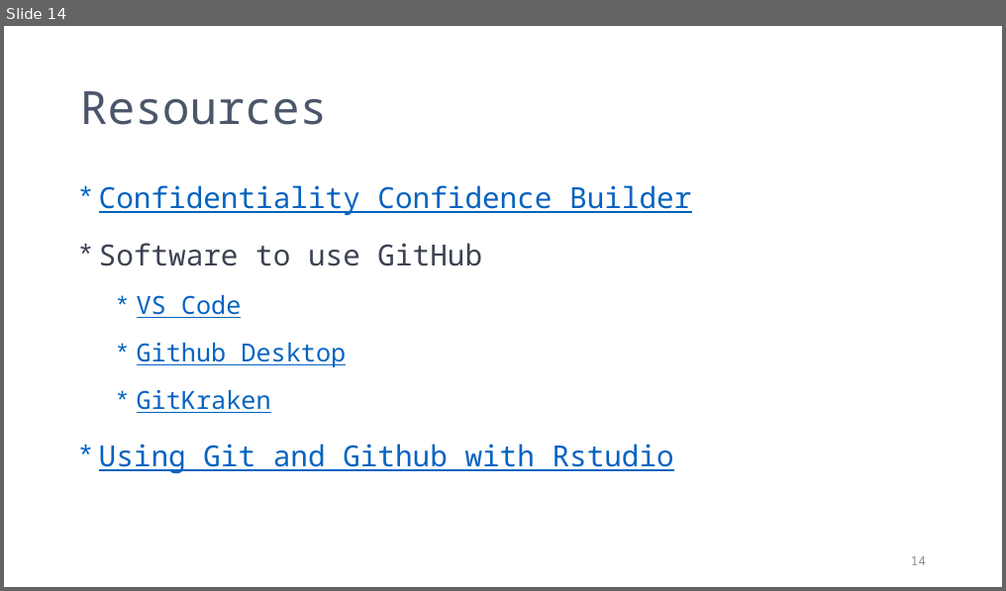
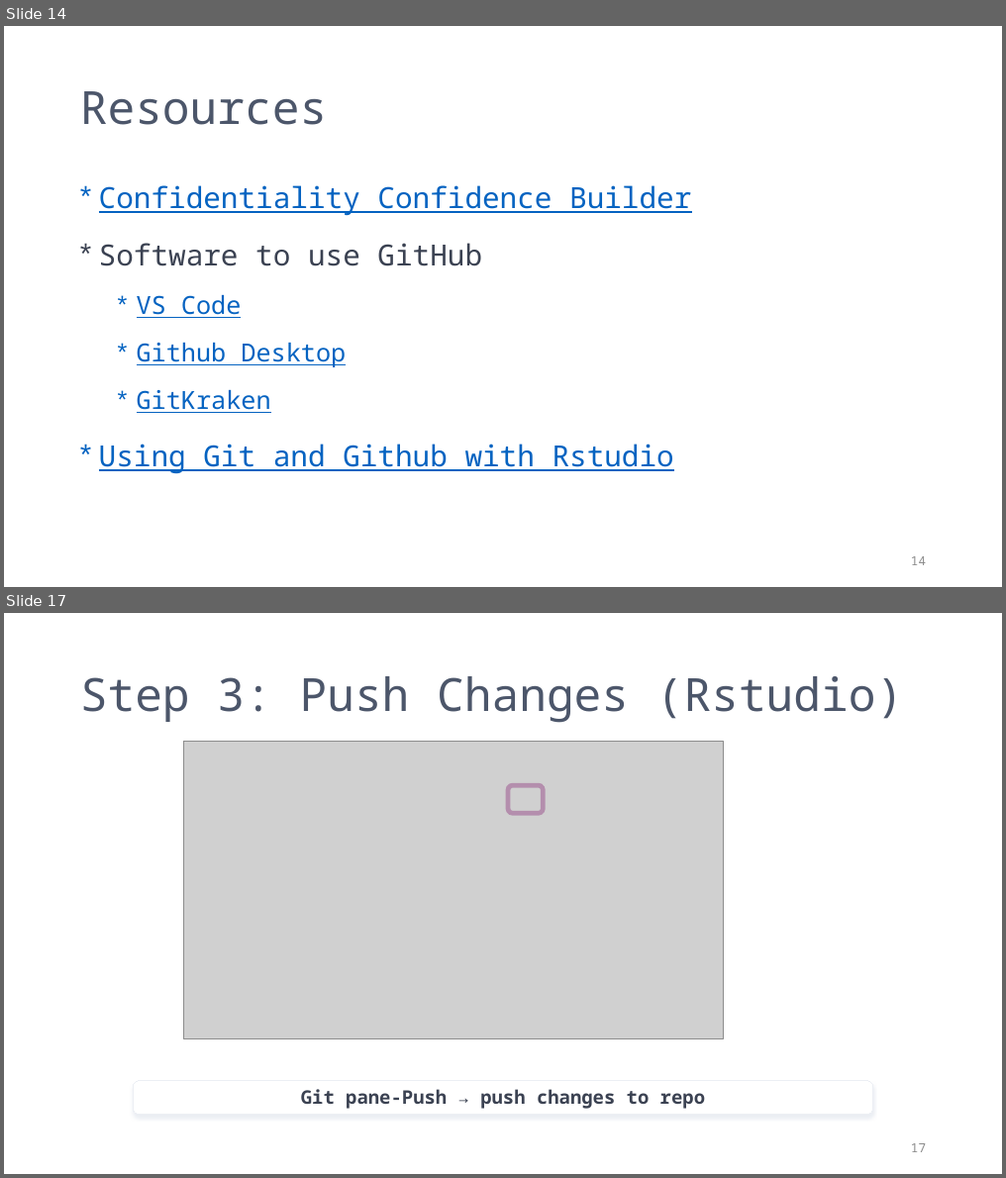
Before and after one commit to PIFSCstockassessments/SAP_github_workflow, a slide deck: docs/GitHub Workflow for SAP.pptx. Shown one above the other, each under a label of ours: slide 14 before the commit, slides 14 and 17 after it; the slides between them are not shown. The pictures are 1006x591 and 1006x1178 pixels, drawn with LibreOffice and Linux fonts; fonts in the diff are those of the drawing; grey boxes stand for pictures. Boxes give left, top, right and bottom in pixels: in the first picture for what was removed or moved away, otherwise in the second. Text is boxed around its words. In the diff, an @@ line names an element or a change of style, - is before the commit and + after.

Commit message:
appends pptx for Rstudio git interface (clone, commit, push)

```diff
--- a/docs/GitHub Workflow for SAP.pptx
+++ b/docs/GitHub Workflow for SAP.pptx
@@ slide 17 added at (x1=4, y1=613, x2=1002, y2=1174), background #FFFFFF @@
@@ title added at (x1=80, y1=676, x2=903, y2=723), 44 pt, text #4C566A @@
+Step 3: Push Changes (Rstudio)
@@ picture added at (x1=183, y1=741, x2=724, y2=1039) @@
@@ rounded rectangle added at (x1=508, y1=785, x2=543, y2=813), outline #B48EAD 4.5 pt @@
@@ rounded rectangle added at (x1=133, y1=1081, x2=873, y2=1115), fill #FFFFFF, outline #ECEFF4 0.75 pt, 18 pt, text #3B4252, bold @@
+Git pane-Push → push changes to repo
@@ page number added at (x1=911, y1=1144, x2=926, y2=1153), 12 pt, text #8C8C8C @@
+17
```
Also in this commit, not shown: 2 other slides added.
